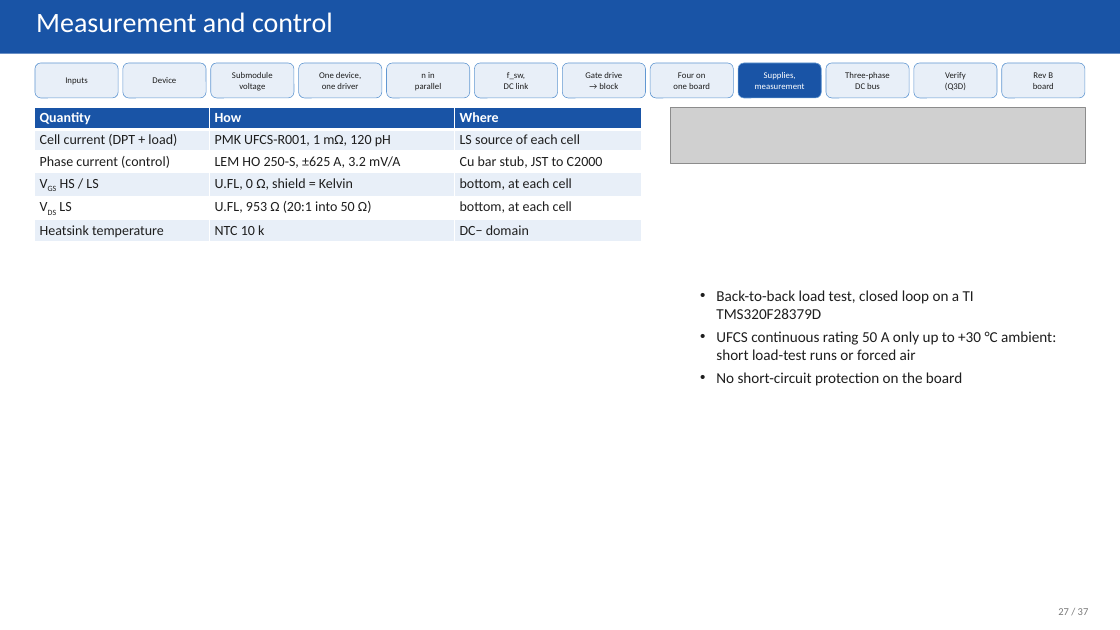
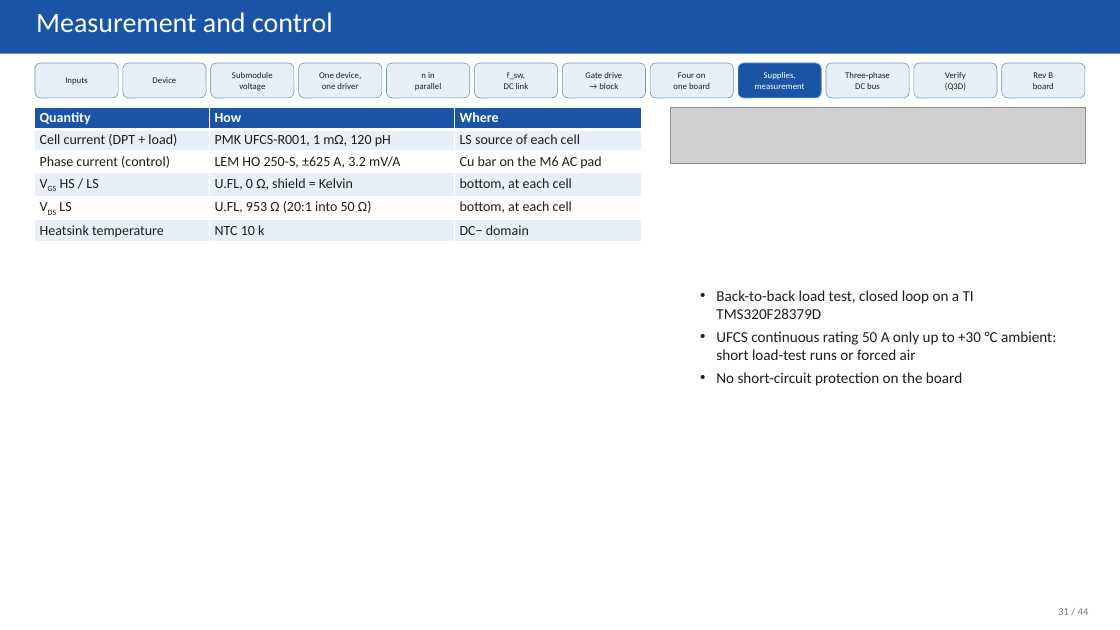
Before and after one commit to EnesAyaz/KTH, a slide deck: slide 31 of PCB-Design/reports/slides/spb_revb_design_flow.pptx (slide 27 before the commit). Drawn at 1120x630 pixels with LibreOffice and Linux fonts; fonts in the diff are those of the drawing; grey boxes stand for pictures. Boxes give left, top, right and bottom in pixels: in the first picture for what was removed or moved away, otherwise in the second. Text is boxed around its words. In the diff, an @@ line names an element or a change of style, - is before the commit and + after.

```diff
--- a/PCB-Design/reports/slides/spb_revb_design_flow.pptx
+++ b/PCB-Design/reports/slides/spb_revb_design_flow.pptx
@@ table at bbox=[35, 108, 642, 261] @@
-row 3, column 3: Cu bar stub, JST to C2000
+row 3, column 3: Cu bar on the M6 AC pad
@@ text at bbox=[1058, 608, 1089, 615]: text changed @@
-27 / 37
+31 / 44
```
Also in this commit, not shown: 34 other slides changed, 7 slides added, 44 other files.
